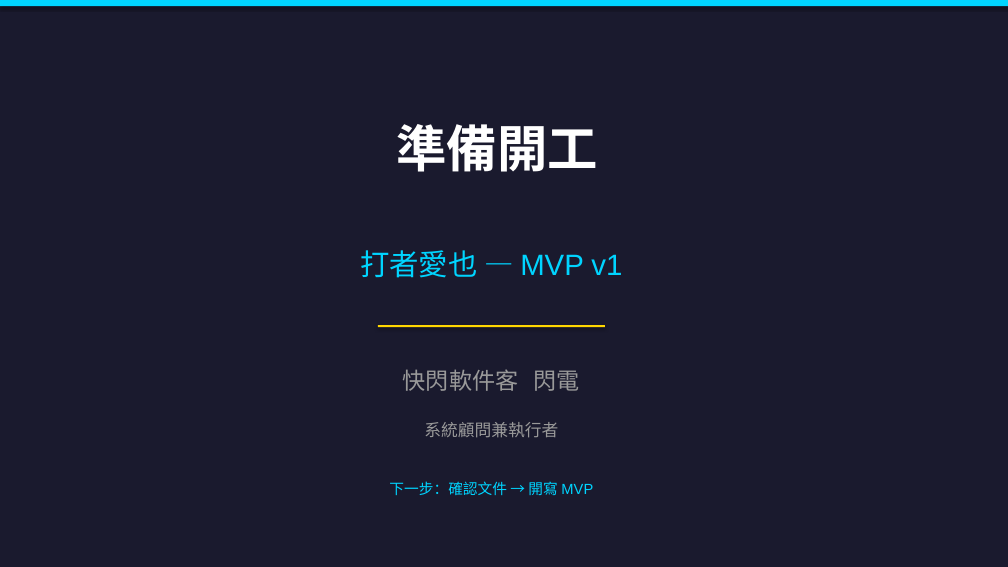
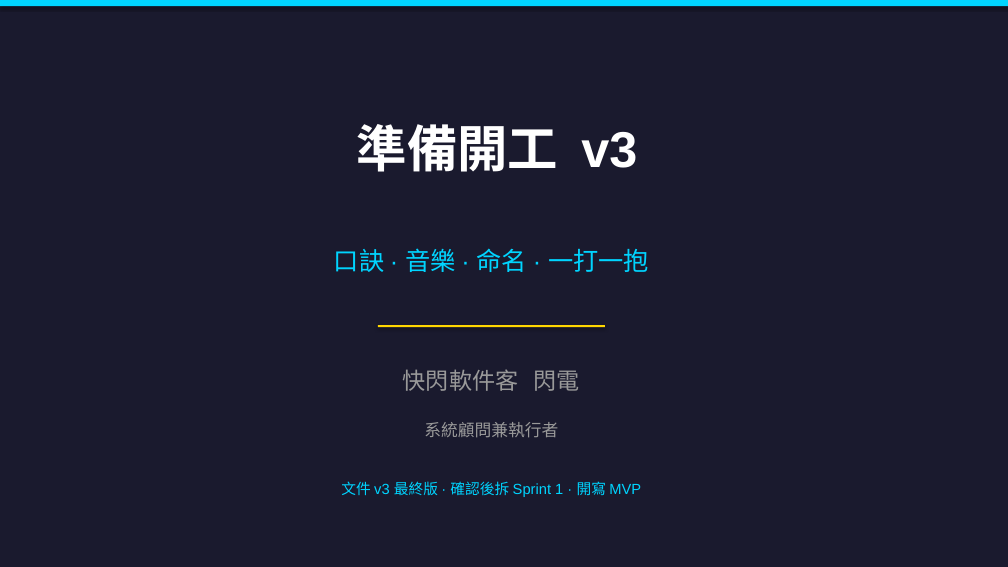
Before and after one commit to Ben-Yung/ai-da, a slide deck: slide 6 of docs/愛打_MVP_v1_執行文件.pptx (slide 10 before the commit). Drawn at 1008x567 pixels with LibreOffice and Linux fonts; fonts in the diff are those of the drawing. Boxes give left, top, right and bottom in pixels: in the first picture for what was removed or moved away, otherwise in the second. Text is boxed around its words. In the diff, an @@ line names an element or a change of style, - is before the commit and + after.

```diff
--- a/docs/愛打_MVP_v1_執行文件.pptx
+++ b/docs/愛打_MVP_v1_執行文件.pptx
@@ text at bbox=[357, 124, 637, 172]: text changed @@
-準備開工
+準備開工 v3
@@ text at bbox=[334, 248, 649, 272]: text changed; size 28 to 24 pt @@
-打者愛也 — MVP v1
+口訣 · 音樂 · 命名 · 一打一抱
@@ text at bbox=[341, 481, 641, 497]: text changed @@
-下一步：確認文件 → 開寫 MVP
+文件 v3 最終版 · 確認後拆 Sprint 1 · 開寫 MVP
```
Also in this commit, not shown: 2 other slides changed, 3 slides added, 7 slides removed, 3 other files.
